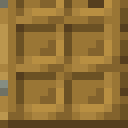
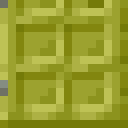
Comparing the layer stacks of the two w=128, h=128 images. Changes:
painted on "Layer 1" over [0, 0, 128, 128]
painted on "Layer 0" over [0, 0, 128, 128]
